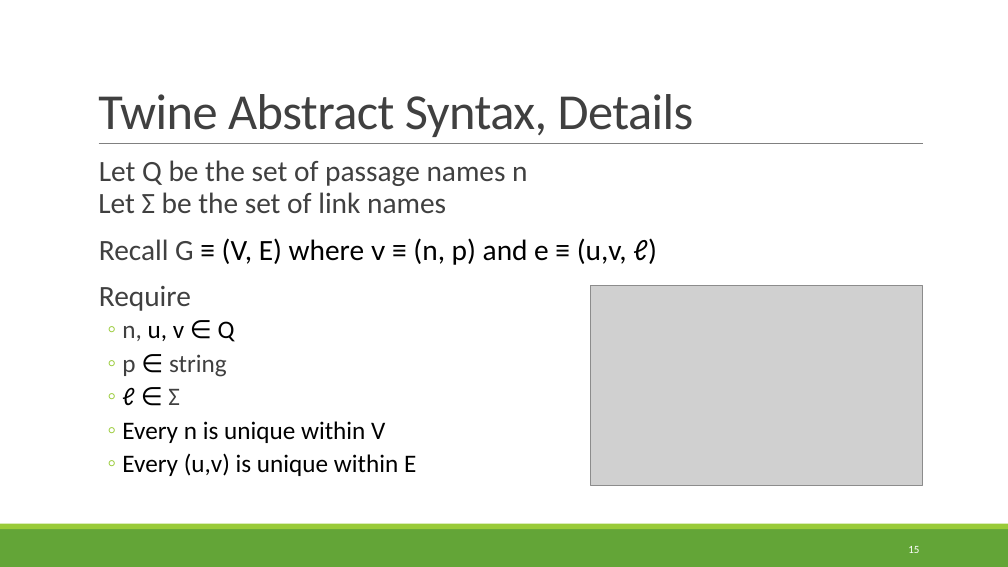
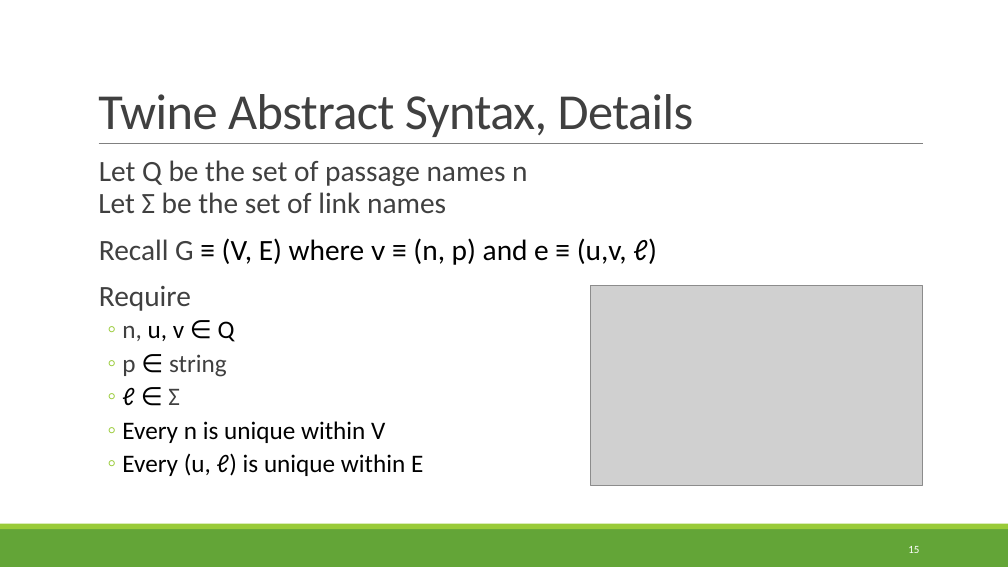
Before and after one commit to rbohrer/pl-course, a slide deck: slide 15 of LectureSlides/12Play.pptx. Drawn at 1008x567 pixels with LibreOffice and Linux fonts; fonts in the diff are those of the drawing; grey boxes stand for pictures. Boxes give left, top, right and bottom in pixels: in the first picture for what was removed or moved away, otherwise in the second. Text is boxed around its words. In the diff, an @@ line names an element or a change of style, - is before the commit and + after.

```diff
--- a/LectureSlides/12Play.pptx
+++ b/LectureSlides/12Play.pptx
@@ text at bbox=[122, 453, 423, 476]: text changed @@
-  ◦ Every (u,v) is unique within E
+  ◦ Every (u, ℓ) is unique within E
```
Also in this commit, not shown: 1 other slide changed.
